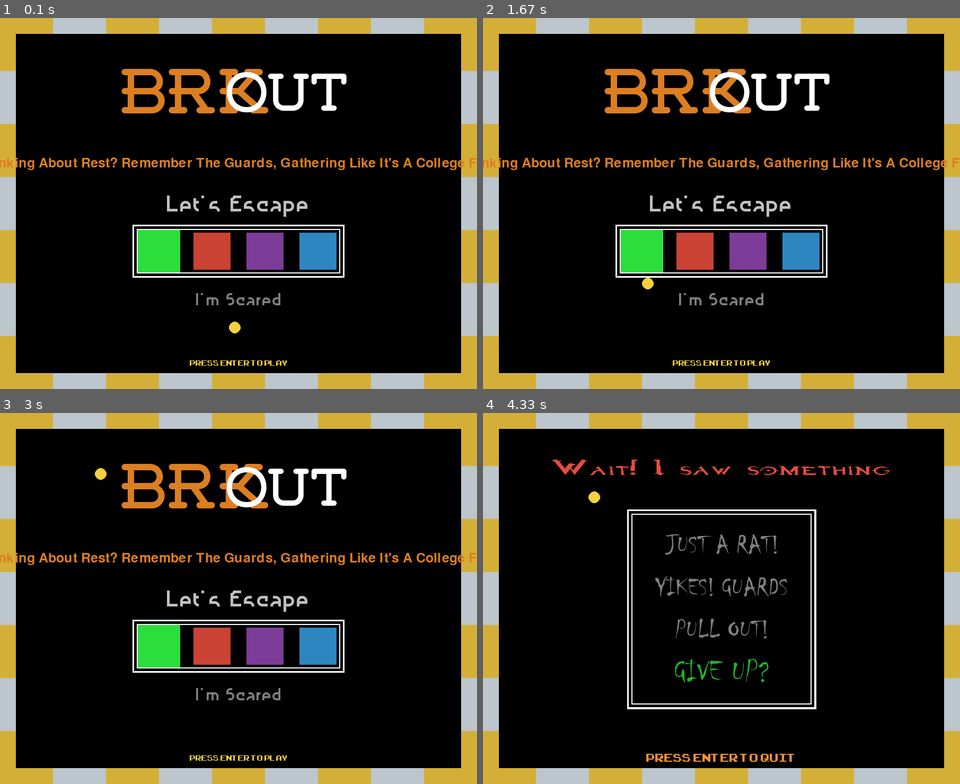
Above: before the commit, frames 1-4 (two rows, left to right).
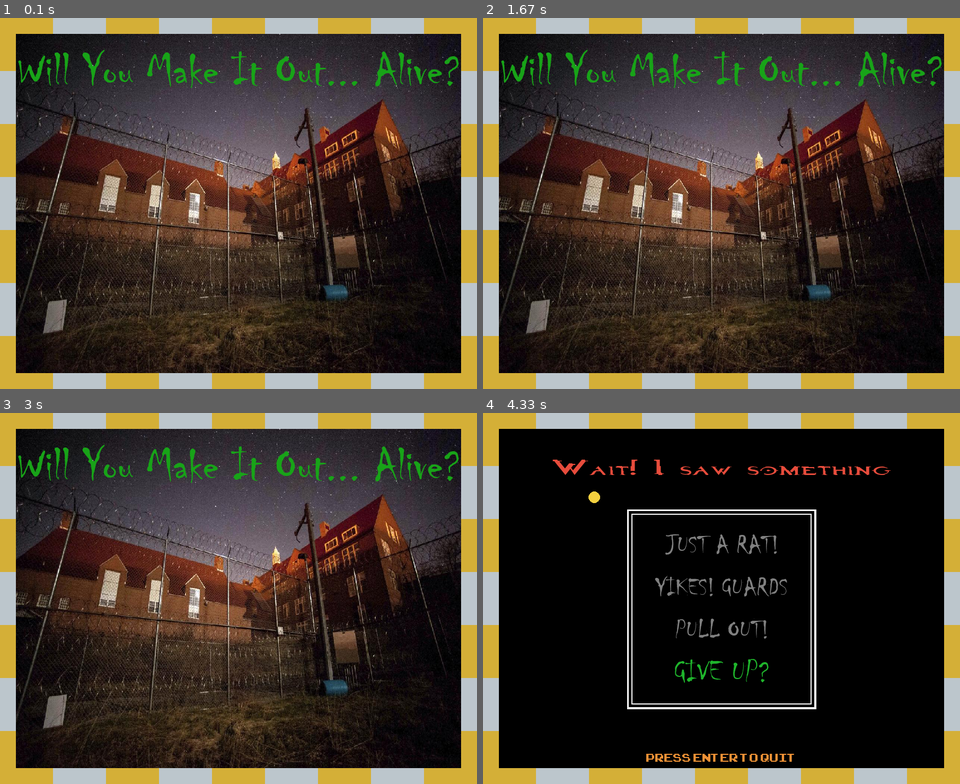
Above: after the commit, the same moments.

Repository: thealphadollar/brkout
Game: pygame game, started from main.py
Same seed, same stepped clock (60 frames per second), same inputs: the game is played once before the commit and once after it. The source is Python 2; it was converted automatically to run under Python 3.
Inputs:
- Up to frame 1 (0.1 s): no input
- Up to frame 2 (1.67 s): no input
- Up to frame 3 (3 s): no input
- Up to frame 4 (4.33 s): tap Enter at 3.4 s; tap Space at 3.73 s; hold Up from 4.07 s (still down)

The runs differ from the first frame. In frame 1, 67% of the frame differs, in the area x 0-100%, y 4-96%; in frame 2, 67%; in frame 3, 67%; in frame 4, nothing differs.

Commit message:
Add theme welcome screen

Diff:
--- a/constants.py
+++ b/constants.py
@@ -66,6 +66,8 @@
     assets_directory, 'chiller.ttf'), 50)
 pause_text_s = pygame.font.Font(
     os.path.join(assets_directory, 'chiller.ttf'), 60)
+start_horror_text = pygame.font.Font(
+    os.path.join(assets_directory, 'chiller.ttf'), 90)
 end_screen_text = pygame.font.Font(os.path.join(
     assets_directory, 'FutureTimeSplittersupdate.otf'), 50)
 end_screen_number = pygame.font.Font(
@@ -86,6 +88,8 @@
 speed_red = pygame.image.load(os.path.join(assets_directory, 'speed_red.png'))
 speed_blue = pygame.image.load(
     os.path.join(assets_directory, 'speed_blue.png'))
+start_img = pygame.image.load(os.path.join(assets_directory, 'jail.jpeg'))
+start_img_resized = pygame.transform.scale(start_img, (scr_width, scr_height))
 
 # colors
 black = (0, 0, 0)
--- a/start_screen.py
+++ b/start_screen.py
@@ -15,6 +15,16 @@
     color_choice = 0
     option_flag = 0
     random_hint = random.randint(0, 7)  # displays random quote
+    timer = 0
+
+    while timer <= 180:
+        timer += 1
+        screen.blit(start_img_resized, (0, 0))
+        draw_walls(screen, wall_brick_width, wall_brick_height)
+        disp_text(screen, "Will You Make It Out... Alive?", (scr_width/2, 100), start_horror_text, peace_green)
+#        screen.fill((255, 0, 0))
+        pygame.display.update()
+        clock.tick(FPS)
 
     while True:
 
@@ -36,7 +46,6 @@
                     return option_flag, color_choice  # return index of color in striker_colors
 
                 if event.key == pygame.K_ESCAPE:
-                    print("I'm here")
                     os._exit(0)
             if event.type == pygame.QUIT:
                 os._exit(0)
Binary file added: assets/jail.jpeg
